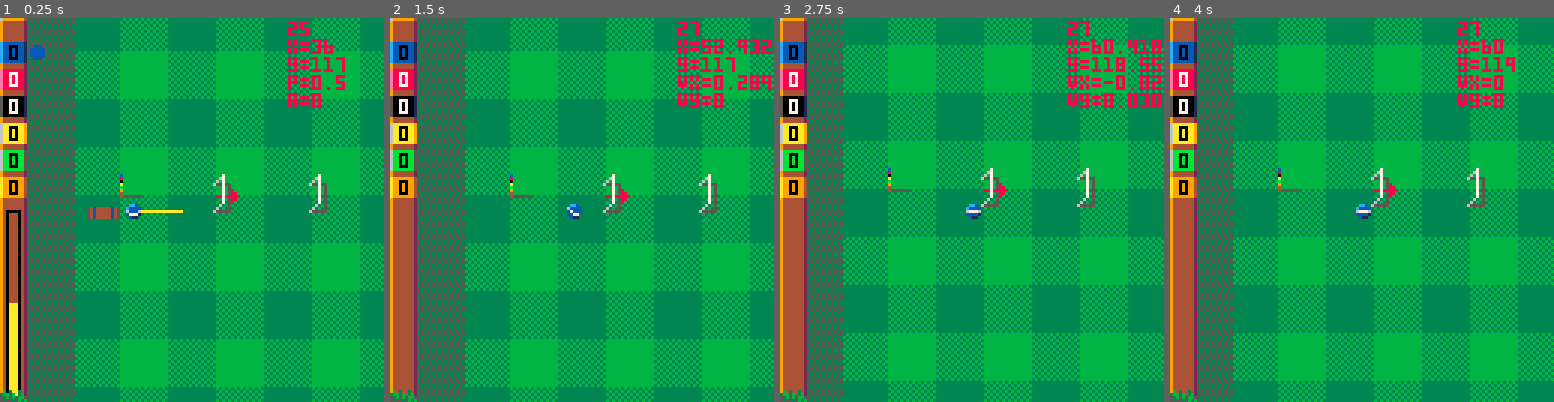
Above: before the commit, frames 1-4 (left to right).
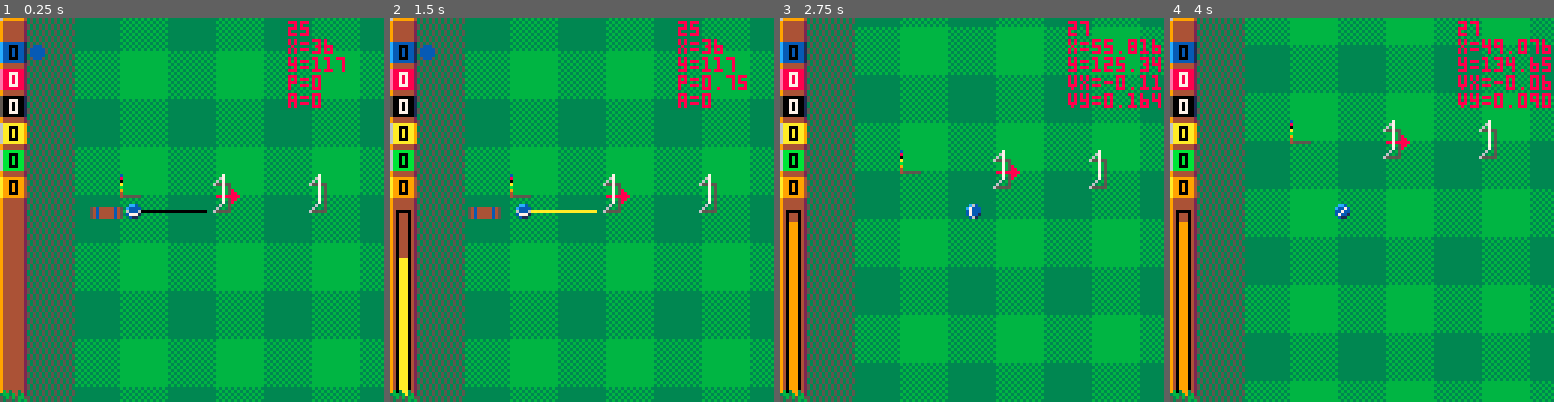
Above: after the commit, the same moments.

Repository: Joeltronics/croqu-8
Game: PICO-8 cartridge croquet.p8
Same seed, same stepped clock (60 frames per second), same inputs: the game is played once before the commit and once after it.
Inputs:
- Up to frame 1 (0.25 s): no input
- Up to frame 2 (1.5 s): tap X (X key) at 0.33, 1.07 s; tap O (Z key) at 0.7 s
- Up to frame 3 (2.75 s): hold Right 1.6-2.1 s; tap O (Z key) at 1.7, 2.1, 2.5 s; tap X (X key) at 1.85 s; hold Up 2.15-2.42 s; hold Right from 2.47 s (still down)
- Up to frame 4 (4 s): tap O (Z key) at 2.9, 3.3, 3.7 s; tap X (X key) at 2.97 s; release Right at 3.03 s; hold Left 3.08-3.58 s; hold Down 3.63-3.97 s

The runs differ from the first frame. In frame 1, 1.7% of the frame differs, in the area x 1-90%, y 14-99%; in frame 2, 3.3%; in frame 3, 25%; in frame 4, 45%, in the area x 1-100%, y 0-100%.

Commit message:
Change shot power to timing based

Diff:
--- a/croquet.p8
+++ b/croquet.p8
@@ -18,6 +18,9 @@
 BALL_POLE_D2 = BALL_POLE_D*BALL_POLE_D
 
 MOVING_COOLDOWN_FRAMES = 60
+SHOT_POWER_METER_RATE = 1/64
+SHOT_POWER_METER_FALL_RATE = -1/32
+SHOT_POWER_ERR_OVER = 15/360
 
 ROUGH = 16
 
@@ -59,8 +62,6 @@
 
 COLLISION_CHECK_DIVISIONS = 4
 
-DEFAULT_SHOT_POWER = 0.5
-
 SHOT_V_MAX = 1.5
 SHOT_V_MIN = 0.0625
 
@@ -98,7 +99,7 @@
 	{[8]=9, [2]=4, [14]=10}, -- Orange
 }
 
-SHOT_POWER_COLORS = {1, 12, 11, 10, 9, 8}
+SHOT_POWER_COLORS = {1, 12, 11, 10, 9}
 
 --
 -- Globals
@@ -113,7 +114,9 @@
 camera_y = CY
 
 shot_angle = 0
-shot_power = DEFAULT_SHOT_POWER
+shot_power = 0
+shot_power_change = 0
+shot_power_over = false
 
 moving_cooldown = 0
 
@@ -168,6 +171,8 @@
 end
 
 function shot_power_color()
+	if (shot_power <= 0) return 0
+	if (shot_power_over) return 8
 	return SHOT_POWER_COLORS[clip_num(flr(shot_power * #SHOT_POWER_COLORS) + 1, 1, #SHOT_POWER_COLORS)]
 end
 
@@ -449,8 +454,9 @@
 
 function next_shot_same_player()
 	reset_off_screen_balls()
-	shot_power = DEFAULT_SHOT_POWER
+	shot_power = 0
 	shot_angle = 0
+	shot_power_change = 0
 	if (WICKETS[players[player_idx].last_wicket_idx + 1].reverse) shot_angle = 0.5
 end
 
@@ -466,15 +472,11 @@
 		player_idx = 0
 	end
 
-	reset_off_screen_balls()
-
 	player_idx %= #PALETTES
 	player_idx += 1
 	player = players[player_idx]
 
-	shot_power = DEFAULT_SHOT_POWER
-	shot_angle = 0
-	if (WICKETS[players[player_idx].last_wicket_idx + 1].reverse) shot_angle = 0.5
+	next_shot_same_player()
 
 	assert(player.shots == 0, 'player.shots='..player.shots)
 	assert(not player.bonus_shots, 'player.bonus_shots='..(player.bonus_shots or 'nil'))
@@ -592,7 +594,18 @@
 
 function launch_ball()
 
-	-- TODO: add slight randomness to angle, depending on power
+	if shot_power_over then
+		-- Add error
+		local angle_rand = rnd() - 0.5
+		-- Range is [0.5, 0.5)
+		if (abs(angle_rand) < 0.25) angle_rand *= 2
+		-- Range is still [0.5, 0.5), but biased away from center
+		angle_rand *= 2 * SHOT_POWER_ERR_OVER
+		-- Range is [-SHOT_POWER_ERR_OVER, SHOT_POWER_ERR_OVER), biased away from center
+		shot_angle += angle_rand
+	end
+
+	shot_angle = round((shot_angle * 256) % 256) / 256
 
 	local player = players[player_idx]
 	local dx, dy = cos(shot_angle), sin(shot_angle)
@@ -616,38 +629,66 @@
 	local player = players[player_idx]
 	local player_ball, op, x = player.ball, btnp(4), btn(5)
 
-	while stat(30) do
-		local key = stat(31)
-		if (key == '1') debug_draw_primitives = not debug_draw_primitives
-		if (key == '2') debug_increase_shot_pointer_length = not debug_increase_shot_pointer_length
-		if (key == '3') debug_no_draw_tops = not debug_no_draw_tops
-		if (key == '=') debug_pause_physics = not debug_pause_physics
-
-		if moving_cooldown <= 0 then
-
-			local moved = false
-
-			if key == 'h' then
-				player_ball.x -= 1
-				moved = true
-			elseif key == 'j' then
-				player_ball.y += 1
-				moved = true
-			elseif key == 'k' then
-				player_ball.y -= 1
-				moved = true
-			elseif key == 'l' then
-				player_ball.x += 1
-				moved = true
-			end
-
-			if (moved) resolve_all_static_collisions_for_ball(player_ball)
-		end
-
-	end
-
-	-- TODO: use timing-based power meter instead
-	if (op and moving_cooldown <= 0) launch_ball()
+	if DEBUG then
+		while stat(30) do
+			local key = stat(31)
+			if (key == '1') debug_draw_primitives = not debug_draw_primitives
+			if (key == '2') debug_increase_shot_pointer_length = not debug_increase_shot_pointer_length
+			if (key == '3') debug_no_draw_tops = not debug_no_draw_tops
+			if (key == '=') debug_pause_physics = not debug_pause_physics
+
+			if moving_cooldown <= 0 then
+
+				local moved = false
+
+				if key == 'h' then
+					player_ball.x -= 1
+					moved = true
+				elseif key == 'j' then
+					player_ball.y += 1
+					moved = true
+				elseif key == 'k' then
+					player_ball.y -= 1
+					moved = true
+				elseif key == 'l' then
+					player_ball.x += 1
+					moved = true
+				end
+
+				if (moved) resolve_all_static_collisions_for_ball(player_ball)
+			end
+		end
+	end
+
+	if moving_cooldown <= 0 then
+
+		if op then
+			if shot_power_change > 0 then
+				-- Shot power meter rising
+				launch_ball()
+				shot_power_change = 0
+			elseif shot_power_change < 0 then
+				-- Shot power meter falling
+				launch_ball()
+				shot_power_change = 0
+			else
+				-- Shot power = 0, start shot power meter
+				shot_power_change = SHOT_POWER_METER_RATE
+			end
+		end
+
+		shot_power += shot_power_change
+
+		if shot_power >= 1 then
+			shot_power_change = SHOT_POWER_METER_FALL_RATE
+			shot_power_over = true
+		elseif shot_power <= 0 then
+			shot_power_change = 0
+			shot_power_over = false
+		end
+
+		shot_power = clip_num(shot_power, 0, 1)
+	end
 
 	if moving_cooldown > 0 then
 
@@ -726,14 +767,13 @@
 		else
 			camera_x = player.ball.x
 			camera_y = player.ball.y
-			if (btn(0)) shot_angle += 1/256  -- left
-			if (btn(1)) shot_angle -= 1/256  -- right
-			if (btn(2)) shot_power += 1/64  -- up
-			if (btn(3)) shot_power -= 1/64  -- down
+			if shot_power_change == 0 then
+				if (btn(0)) shot_angle += 1/256  -- left
+				if (btn(1)) shot_angle -= 1/256  -- right
+			end
 		end
 
 		shot_angle = round((shot_angle * 256) % 256) / 256
-		shot_power = clip_num(shot_power, 0, 1)
 	end
 
 	moving_cooldown = max(moving_cooldown, 0)
@@ -751,7 +791,7 @@
 
 	-- Draw line
 
-	local l = 16
+	local l = 24
 	if (debug_increase_shot_pointer_length) l = 256
 
 	line_round(x, y, x + l*dx, y + l*dy, shot_power_color())
@@ -761,7 +801,7 @@
 	-- TODO: There can still sometimes be small gaps in this, figure out a better way to draw it
 	-- (Use a sprite rotation algo?)
 
-	local w, l, d = 1.5, 10, 4 + 5*shot_power*shot_power
+	local w, l, d = 1.5, 10, 4 + 5*shot_power
 
 	local c = {
 		{ w*dy - d*dx,     -w*dx - d*dy},
@@ -842,7 +882,7 @@
 		end
 	end
 
-	if moving_cooldown <= 0 then
+	if shot_power > 0 or shot_power_change != 0 then
 		-- Shot power meter
 		rectfill(3, 125 - 60*shot_power, 5, 127, shot_power_color())
 		rect(2, 64, 6, 128, 0)
